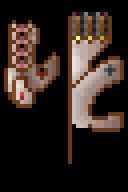
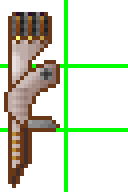
Layer changes from the first 128 x 192 image to the second:
painted on "Layer" over 4, 12, 124, 188
showed "Background" over 0, 0, 128, 192
removed layer "Layer #1" over 0, 0, 128, 192
